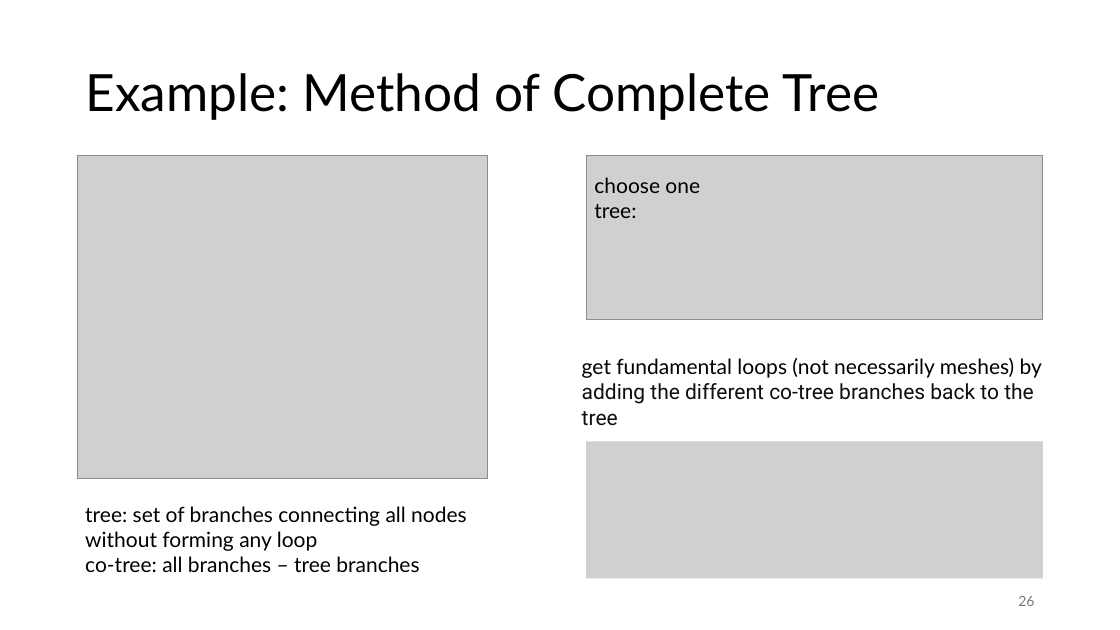
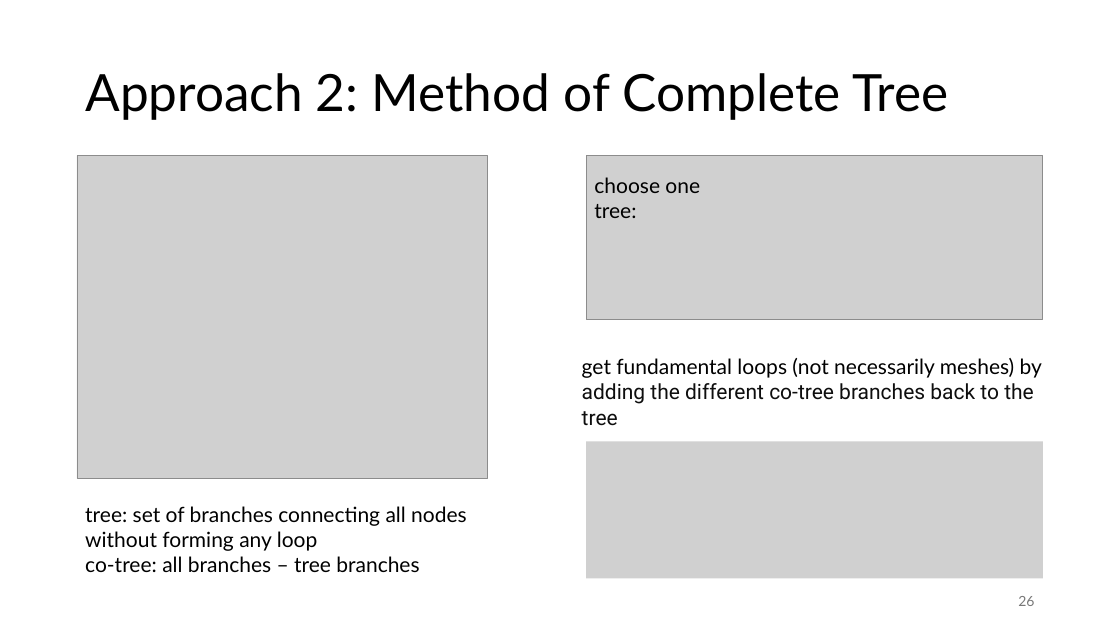
Before and after one commit to FelixWick/intro_electrical_eng, a slide deck: slide 26 of slides/2_DCcircuits.pptx. Drawn at 1120x630 pixels with LibreOffice and Linux fonts; fonts in the diff are those of the drawing; grey boxes stand for pictures. Boxes give left, top, right and bottom in pixels: in the first picture for what was removed or moved away, otherwise in the second. Text is boxed around its words. In the diff, an @@ line names an element or a change of style, - is before the commit and + after.

Commit message:
clarification on network analysis methods

```diff
--- a/slides/2_DCcircuits.pptx
+++ b/slides/2_DCcircuits.pptx
@@ title at box(85, 73, 949, 120): text changed @@
-Example: Method of Complete Tree
+Approach 2: Method of Complete Tree
```
Also in this commit, not shown: 4 other slides changed, 1 slide added, 1 other file.
